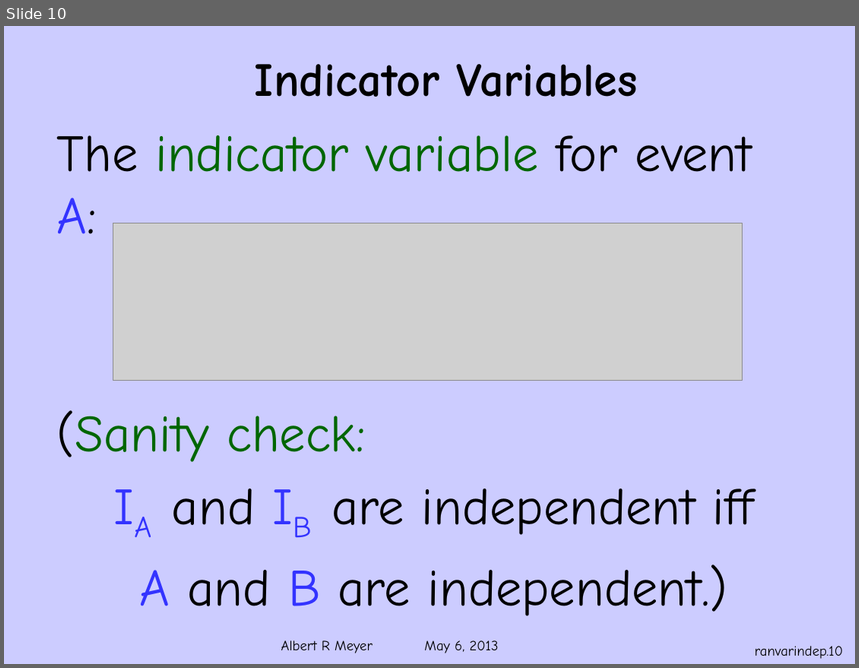
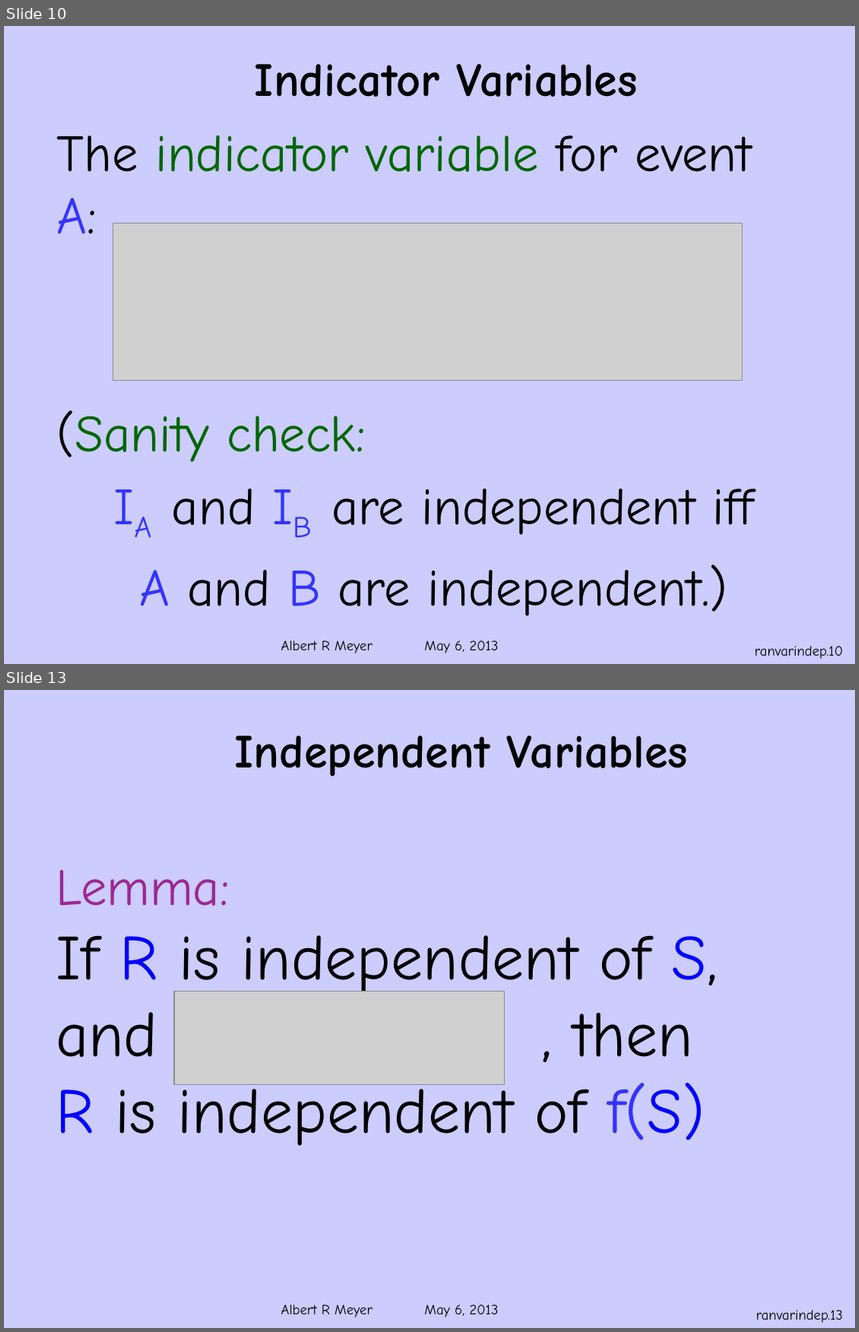
Before and after one commit to armeyer/mcs_web, a slide deck: spring13/slides13/ranvar-independence.pptx. Shown one above the other, each under a label of ours: slide 10 before the commit, slides 10 and 13 after it; the slides between them are not shown. The pictures are 859x668 and 859x1332 pixels, drawn with LibreOffice and Linux fonts; fonts in the diff are those of the drawing; grey boxes stand for pictures; background and template pictures are left out. Boxes give left, top, right and bottom in pixels: in the first picture for what was removed or moved away, otherwise in the second. Text is boxed around its words. In the diff, an @@ line names an element or a change of style, - is before the commit and + after.

Commit message:
2 extra to ranvar-independence

```diff
--- a/spring13/slides13/ranvar-independence.pptx
+++ b/spring13/slides13/ranvar-independence.pptx
@@ slide 13 added at box(4, 690, 855, 1328), background #CCCCFF; not listed: 1 template element that a slide beside it also shows @@
@@ text added at box(235, 736, 688, 777), 40 pt, text #000000, bold @@
+Independent Variables
@@ text added at box(56, 870, 718, 1146), 54 pt, text #000000 @@
+Lemma:
+If R is independent of S,
+and , then
+R is independent of f(S)
@@ picture added at box(174, 991, 505, 1085) @@
@@ page number added at box(756, 1310, 843, 1323), 12 pt, text #000000 @@
+ranvarindep.13
```
Also in this commit, not shown: 1 slide changed, 2 other slides added.
